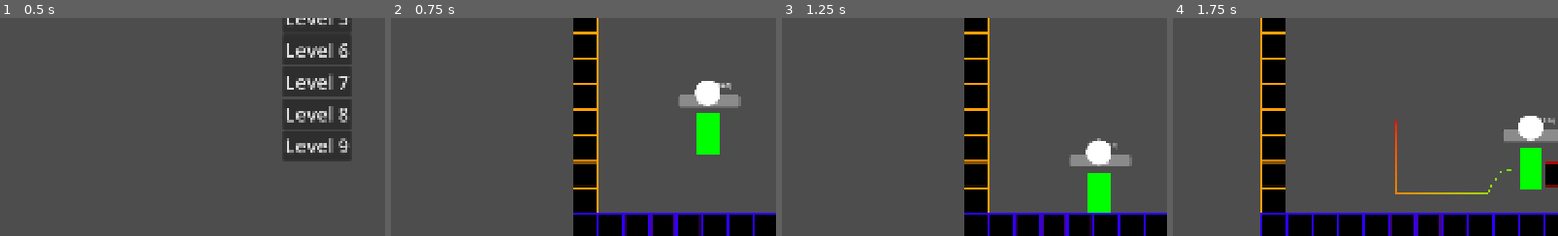
Above: before the commit, frames 1-4 (left to right).
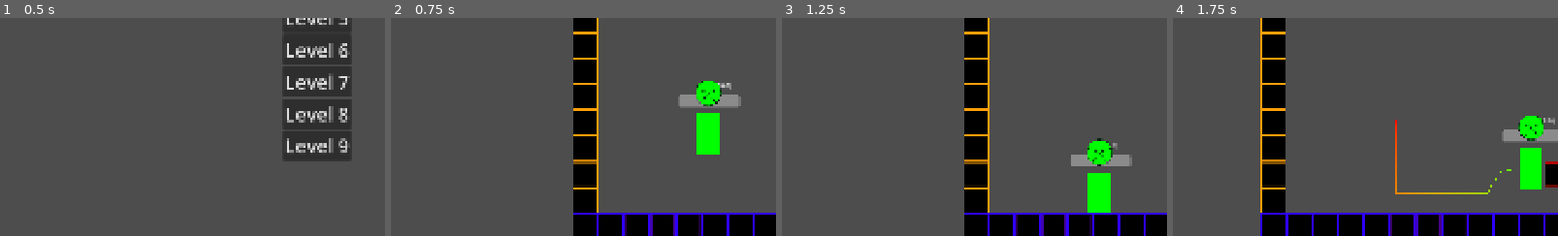
Above: after the commit, the same moments.

Repository: cmoll24/2025_IGC_Vela_Spark
Game: Godot game, scene res://src/main/title.tscn
The game is run twice, just before and just after one commit, with the same random seed, the same clock (stepped at 60 frames per second) and the same inputs.
Inputs:
- Up to frame 1 (0.5 s): no input
- Up to frame 2 (0.75 s): click "Level 1" at 0.5 s
- Up to frame 3 (1.25 s): no input
- Up to frame 4 (1.75 s): tap Enter at 1.25 s; hold Right (move_right) from 1.28 s (still down); hold C (dash) from 1.28 s (still down); tap Z (jump) at 1.52 s
The pictures show only the part of the screen within x 8-58%, y 50-100%; the shares and areas given below are measured in that part.

Frame 1 is identical in both runs. In frame 2, 0.7% of the frame differs, in the area x 78-86%, y 28-41%; in frame 3, 0.7%, in the area x 74-86%, y 55-68%; in frame 4, 0.7%.

Commit message:
Images and layout for the Texture Progress Bar are done, now I just need to code it so that it works the same as a health bar

Diff:
--- a/2025-igc-boss/src/player/player.tscn
+++ b/2025-igc-boss/src/player/player.tscn
@@ -1,11 +1,13 @@
-[gd_scene load_steps=17 format=3 uid="uid://c6m2t238knjov"]
+[gd_scene load_steps=19 format=3 uid="uid://c6m2t238knjov"]
 
 [ext_resource type="Script" uid="uid://bybhs41x0ko0u" path="res://src/player/playerController.gd" id="1_4anbu"]
 [ext_resource type="Script" uid="uid://c1n2scoew64b3" path="res://src/player/progressBar.gd" id="2_rxibo"]
 [ext_resource type="PackedScene" uid="uid://dkjqxy1egu868" path="res://src/player/playerMovement.tscn" id="3_244u8"]
 [ext_resource type="Texture2D" uid="uid://n5v0b2ld27mk" path="res://assets/debug/projectile.png" id="3_jiejy"]
 [ext_resource type="PackedScene" uid="uid://d0m2s3pjfjhlx" path="res://src/player/playerHealth.tscn" id="4_5f2sf"]
+[ext_resource type="Script" uid="uid://b3fkkmq335ygu" path="res://src/player/texture_progress_bar.gd" id="4_o822w"]
 [ext_resource type="PackedScene" uid="uid://quo4cjhqfu2a" path="res://src/player/playerAttack.tscn" id="5_5f2sf"]
+[ext_resource type="Texture2D" uid="uid://b5fylubgb472u" path="res://assets/background/Adobe Express - file (1).png" id="7_x42xx"]
 
 [sub_resource type="RectangleShape2D" id="RectangleShape2D_rxibo"]
 size = Vector2(50, 100)
@@ -100,24 +102,8 @@
 offset_top = -95.0
 offset_right = 78.0
 offset_bottom = -65.0
-max_value = 50.0
-step = 1.0
-rounded = true
 fill_mode = 1
 script = ExtResource("2_rxibo")
-
-[node name="TextureProgressBar" type="TextureProgressBar" parent="ProgressBar"]
-layout_mode = 0
-offset_left = 39.0
-offset_top = -38.0
-offset_right = 103.0
-offset_bottom = 26.0
-page = 6.0
-value = 94.0
-rounded = true
-fill_mode = 4
-texture_under = ExtResource("3_jiejy")
-texture_progress_offset = Vector2(10, 10)
 
 [node name="PlayerMovement" parent="." node_paths=PackedStringArray("player", "ground_detector", "debug_label") instance=ExtResource("3_244u8")]
 player = NodePath("..")
@@ -158,5 +144,19 @@
 shape = SubResource("RectangleShape2D_jiejy")
 debug_color = Color(0.99947137, 0, 0.1284638, 0.41960785)
 
+[node name="TextureProgressBar" type="TextureProgressBar" parent="."]
+offset_left = -31.0
+offset_top = -133.0
+offset_right = 33.0
+offset_bottom = -69.0
+fill_mode = 4
+texture_under = ExtResource("3_jiejy")
+texture_over = ExtResource("7_x42xx")
+texture_progress = ExtResource("3_jiejy")
+tint_under = Color(0, 1, 0, 1)
+tint_over = Color(0.0051856074, 0.9282323, 1.0431446, 1)
+tint_progress = Color(1, 0, 0, 1)
+script = ExtResource("4_o822w")
+
 [connection signal="enemy_collide" from="PlayerHealth" to="." method="_on_enemy_collide"]
 [connection signal="enemy_exit" from="PlayerHealth" to="." method="_on_enemy_exit"]
--- /dev/null
+++ b/2025-igc-boss/src/player/texture_progress_bar.gd
@@ -0,0 +1,4 @@
+extends TextureProgressBar
+
+func _ready():
+	pass
Binary file added: 2025-igc-boss/assets/Progress Bar.png
Not shown, added: 2025-igc-boss/assets/Progress Bar.png.import
Binary file added: 2025-igc-boss/assets/background/Adobe Express - file (1).png
Not shown, added: 2025-igc-boss/assets/background/Adobe Express - file (1).png.import
Binary file added: 2025-igc-boss/assets/background/Adobe Express - file.png
Not shown, added: 2025-igc-boss/assets/background/Adobe Express - file.png.import
Not shown, added: 2025-igc-boss/assets/debug/Progress Bar.png.import
Binary file added: 2025-igc-boss/assets/debug/Progress_Bar-removebg-preview (1).png
Not shown, added: 2025-igc-boss/assets/debug/Progress_Bar-removebg-preview (1).png.import
Not shown, added: 2025-igc-boss/src/player/texture_progress_bar.gd.uid
